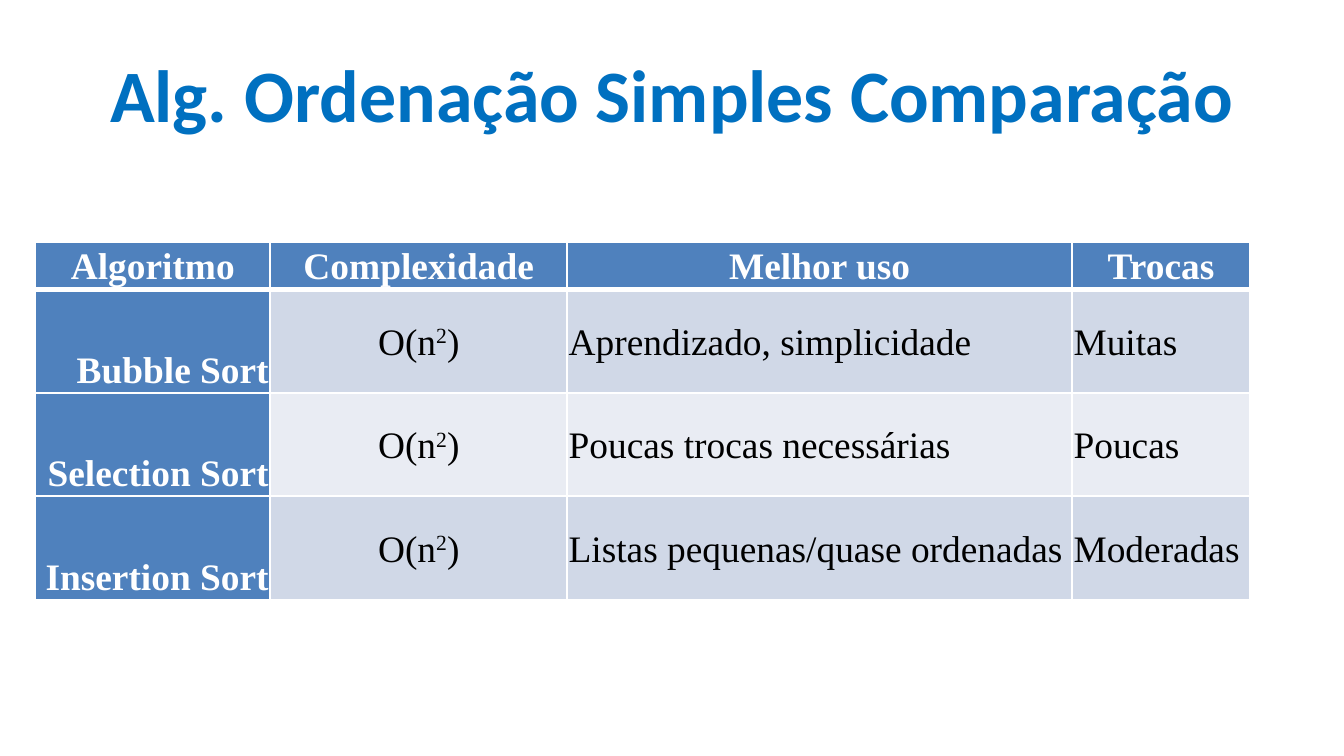
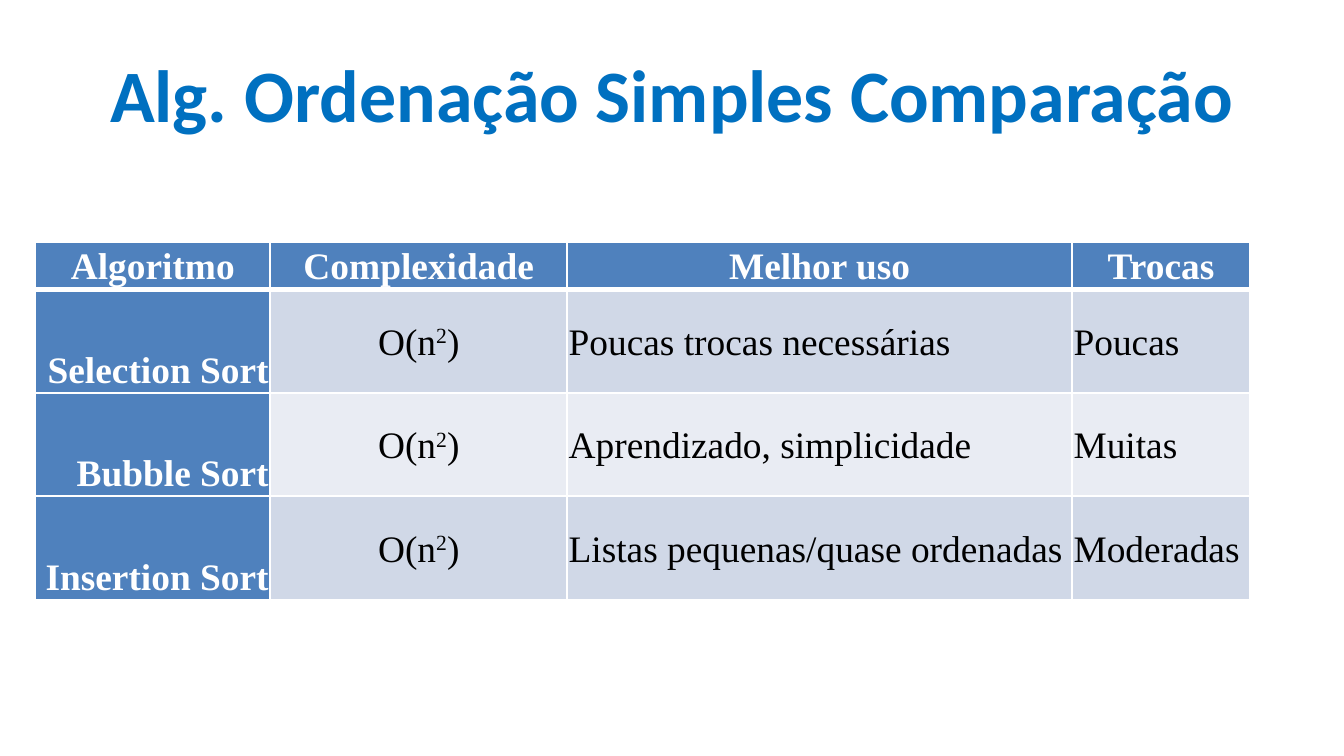
Before and after one commit to CloudEducationBrazil/WydenAlgoritmosEComplexidade, a slide deck: slide 20 of 01 Classes/Aula 04 - Algoritmos e Complexidade - Algoritmos de Ordenação.pptx. Drawn at 1344x756 pixels with LibreOffice and Linux fonts; fonts in the diff are those of the drawing; background and template pictures are left out. Boxes give left, top, right and bottom in pixels: in the first picture for what was removed or moved away, otherwise in the second. Text is boxed around its words. In the diff, an @@ line names an element or a change of style, - is before the commit and + after.

```diff
--- a/01 Classes/Aula 04 - Algoritmos e Complexidade - Algoritmos de Ordenação.pptx
+++ b/01 Classes/Aula 04 - Algoritmos e Complexidade - Algoritmos de Ordenação.pptx
@@ table at (35, 242, 1250, 621) @@
+row 2: Selection Sort | O(n2) | Poucas trocas necessárias | Poucas
-row 3: Selection Sort | O(n2) | Poucas trocas necessárias | Poucas
```
Also in this commit, not shown: 2 other files.
